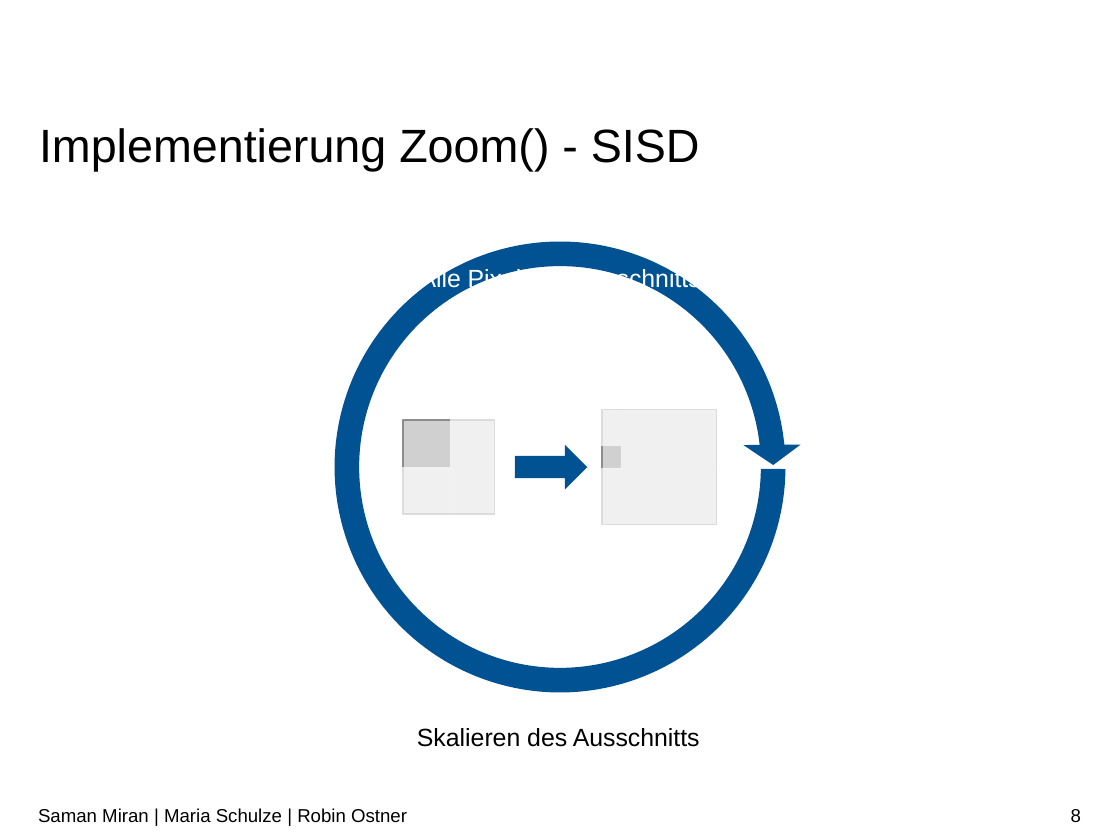
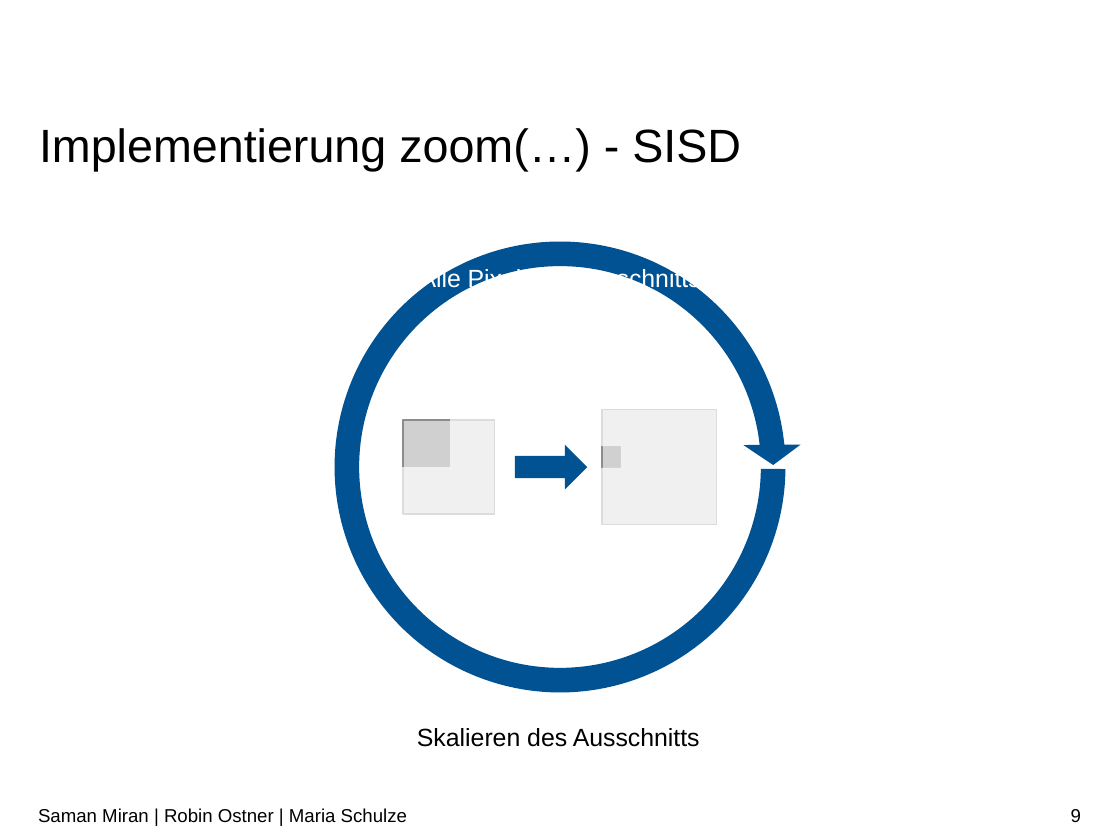
Before and after one commit to RobinOstner/bestASP, a slide deck: slide 9 of Praktikum ASP – Team 15.pptx (slide 8 before the commit). Drawn at 1120x840 pixels with LibreOffice and Linux fonts; fonts in the diff are those of the drawing; grey boxes stand for pictures; background and template pictures are left out. Boxes give left, top, right and bottom in pixels: in the first picture for what was removed or moved away, otherwise in the second. Text is boxed around its words. In the diff, an @@ line names an element or a change of style, - is before the commit and + after.

```diff
--- a/Praktikum ASP – Team 15.pptx
+++ b/Praktikum ASP – Team 15.pptx
@@ title at <box>39,128,741,171</box>: text changed @@
-Implementierung Zoom() - SISD
+Implementierung zoom(…) - SISD
@@ text at <box>38,808,407,823</box>: text changed @@
-Saman Miran | Maria Schulze | Robin Ostner
+Saman Miran | Robin Ostner | Maria Schulze
@@ page number at <box>1071,809,1081,822</box>: text changed @@
-8
+9
```
Also in this commit, not shown: 11 other slides changed, 2 slides added.
